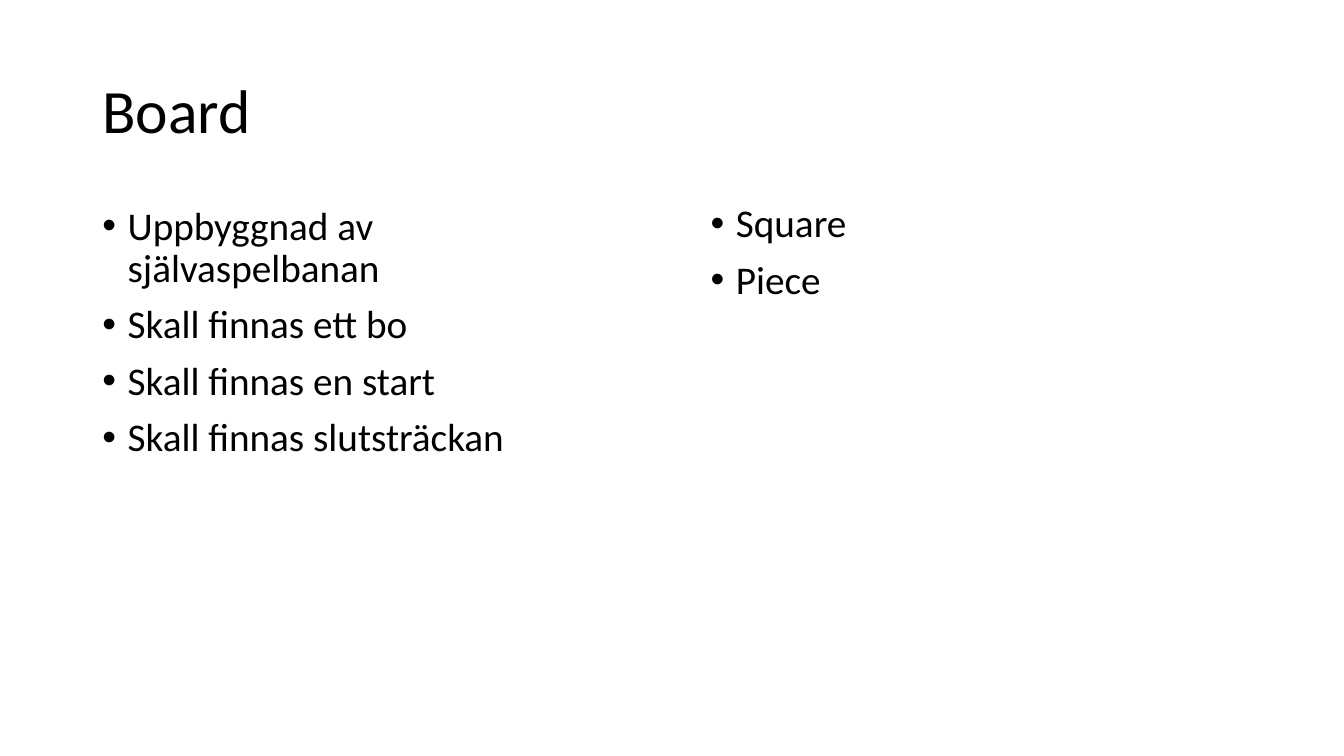
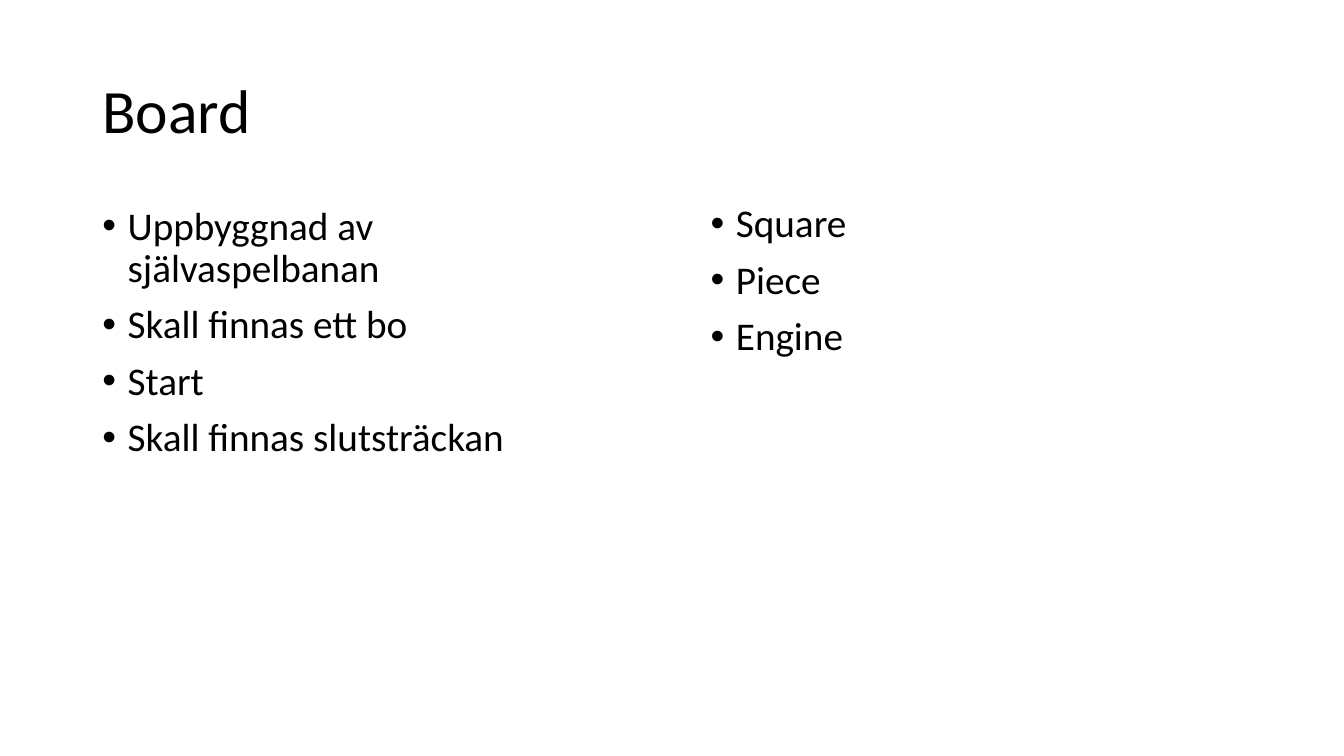
Before and after one commit to PGVSNH20/ludo-game-ludo5, a slide deck: slide 8 of Documentation/crc Ludo5.pptx (slide 7 before the commit). Drawn at 1344x756 pixels with LibreOffice and Linux fonts; fonts in the diff are those of the drawing. Boxes give left, top, right and bottom in pixels: in the first picture for what was removed or moved away, otherwise in the second. Text is boxed around its words. In the diff, an @@ line names an element or a change of style, - is before the commit and + after.

```diff
--- a/Documentation/crc Ludo5.pptx
+++ b/Documentation/crc Ludo5.pptx
@@ text at (x1=736, y1=323, x2=843, y2=357): paragraph added @@
+• Engine
@@ text at (x1=128, y1=369, x2=204, y2=396): text changed @@
-• Skall finnas en start
+• Start
```
Also in this commit, not shown: 5 other slides changed, 2 slides added, 1 slide removed, 2 other files.
